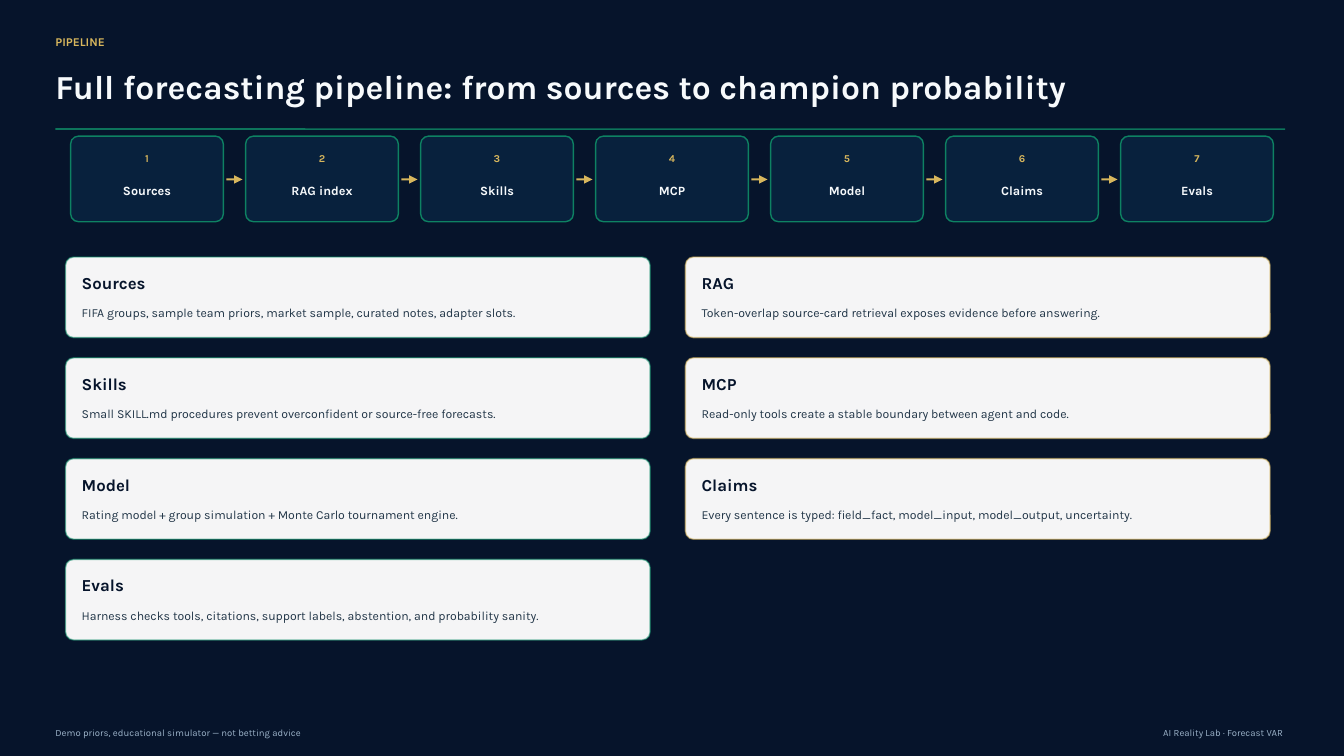
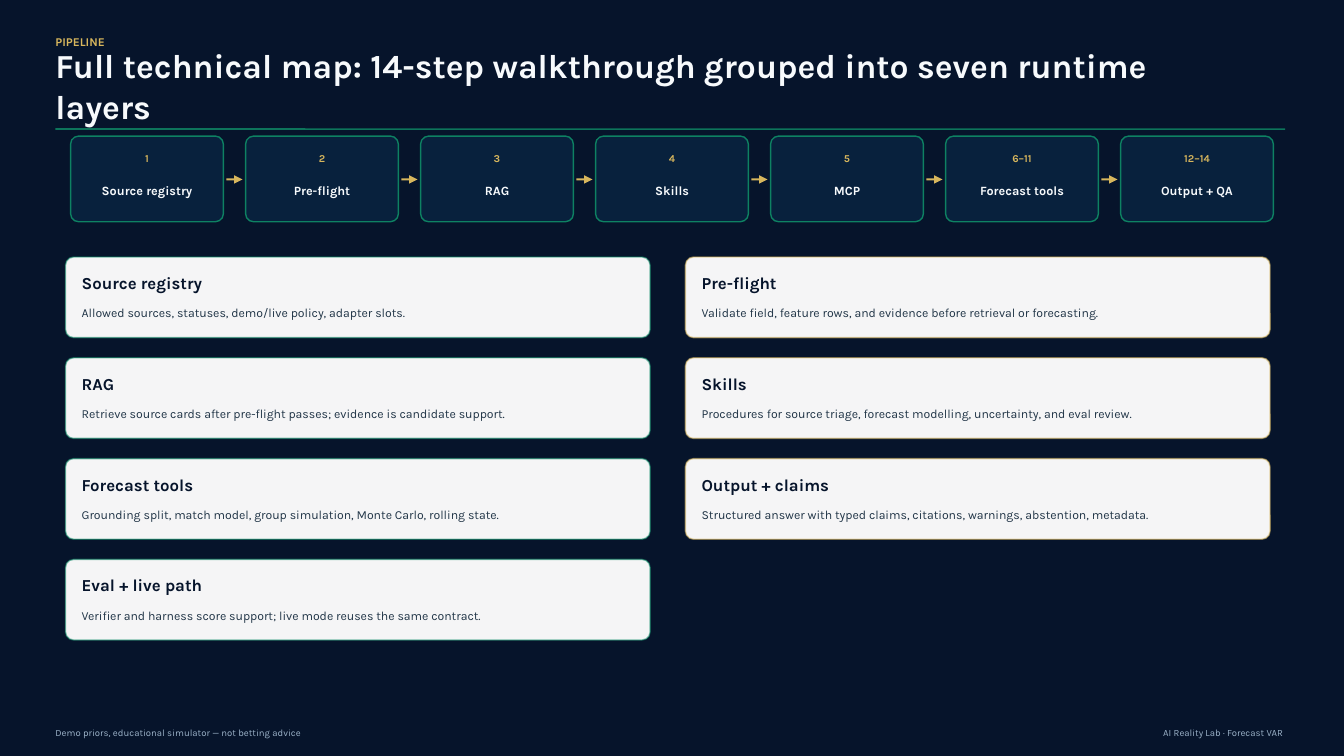
Before and after one commit to monaj07/ai-reality-lab, a slide deck: slide 8 of wc26-forecast-var-agent-episode2/deliverables/new_version/forecast_var_agent_engineering_deck.pptx. Drawn at 1344x756 pixels with LibreOffice and Linux fonts; fonts in the diff are those of the drawing. Boxes give left, top, right and bottom in pixels: in the first picture for what was removed or moved away, otherwise in the second. Text is boxed around its words. In the diff, an @@ line names an element or a change of style, - is before the commit and + after.

```diff
--- a/wc26-forecast-var-agent-episode2/deliverables/new_version/forecast_var_agent_engineering_deck.pptx
+++ b/wc26-forecast-var-agent-episode2/deliverables/new_version/forecast_var_agent_engineering_deck.pptx
@@ text at [55, 54, 1146, 128]: text changed @@
-Full forecasting pipeline: from sources to champion probability
+Full technical map: 14-step walkthrough grouped into seven runtime layers
@@ text "Skills": place and size @@
-text "Skills" at [480, 186, 514, 195]
+text "Skills" at [655, 186, 689, 195]
@@ text "MCP": place and size @@
-text "MCP" at [659, 186, 685, 195]
+text "MCP" at [834, 186, 860, 195]
@@ text at [1012, 155, 1031, 162]: text changed @@
-6
+6–11
@@ text at [1184, 155, 1210, 162]: text changed @@
-7
+12–14
@@ text at [102, 186, 192, 198]: text changed @@
-Sources
+Source registry
@@ text at [294, 186, 350, 198]: text changed @@
-RAG index
+Pre-flight
@@ text added at [485, 186, 510, 195], 9 pt, text #F7FAFC, bold @@
+RAG
@@ text removed at [829, 186, 865, 195] @@
-Model
@@ text at [980, 186, 1064, 195]: text changed @@
-Claims
+Forecast tools
@@ text at [1161, 186, 1233, 198]: text changed @@
-Evals
+Output + QA
@@ text at [82, 277, 202, 294]: text changed @@
-Sources
+Source registry
@@ text at [702, 277, 777, 294]: text changed @@
-RAG
+Pre-flight
@@ text at [82, 308, 405, 320]: text changed @@
-FIFA groups, sample team priors, market sample, curated notes, adapter slots.
+Allowed sources, statuses, demo/live policy, adapter slots.
@@ text at [702, 308, 1098, 320]: text changed @@
-Token-overlap source-card retrieval exposes evidence before answering.
+Validate field, feature rows, and evidence before retrieval or forecasting.
@@ text at [82, 379, 115, 391]: text changed @@
-Skills
+RAG
@@ text at [702, 378, 747, 391]: text changed @@
-MCP
+Skills
@@ text at [82, 409, 505, 421]: text changed @@
-Small SKILL.md procedures prevent overconfident or source-free forecasts.
+Retrieve source cards after pre-flight passes; evidence is candidate support.
@@ text at [702, 409, 1132, 421]: text changed @@
-Read-only tools create a stable boundary between agent and code.
+Procedures for source triage, forecast modelling, uncertainty, and eval review.
@@ text at [82, 479, 194, 492]: text changed @@
-Model
+Forecast tools
@@ text at [702, 479, 829, 495]: text changed @@
-Claims
+Output + claims
@@ text at [82, 510, 499, 522]: text changed @@
-Rating model + group simulation + Monte Carlo tournament engine.
+Grounding split, match model, group simulation, Monte Carlo, rolling state.
@@ text at [702, 510, 1149, 522]: text changed @@
-Every sentence is typed: field_fact, model_input, model_output, uncertainty.
+Structured answer with typed claims, citations, warnings, abstention, metadata.
@@ text at [82, 579, 202, 595]: text changed @@
-Evals
+Eval + live path
@@ text at [82, 611, 480, 623]: text changed @@
-Harness checks tools, citations, support labels, abstention, and probability sanity.
+Verifier and harness score support; live mode reuses the same contract.
```
Also in this commit, not shown: 12 other slides changed.
